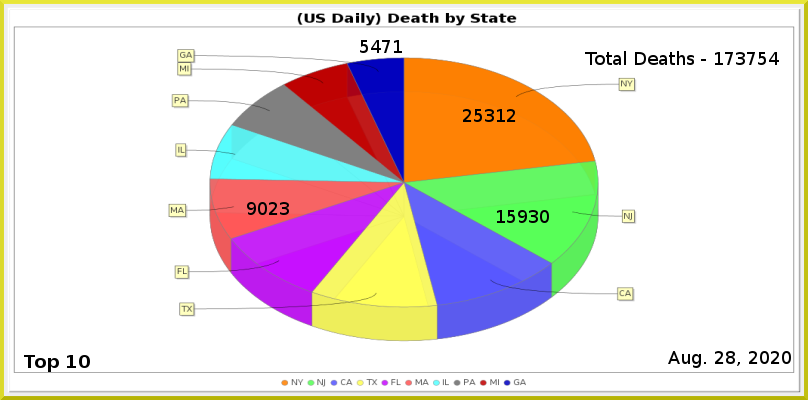
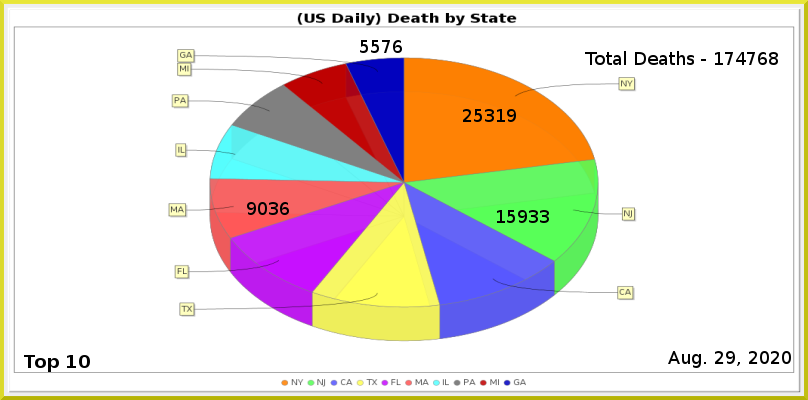
Layer changes from the first 808 x 400 image to the second:
painted on "Least" over [371, 40, 402, 53]
painted on "MA" over [269, 202, 289, 215]
painted on "NJ" over [540, 210, 549, 223]
painted on "NY" over [507, 109, 516, 122]
renamed "Total Deaths - 173754" to "Total Deaths - 174768", painted on it over [736, 52, 779, 65]
painted on "Current Date" over [726, 351, 735, 364]
painted on "Death_by_State.png" over [168, 49, 637, 342]
